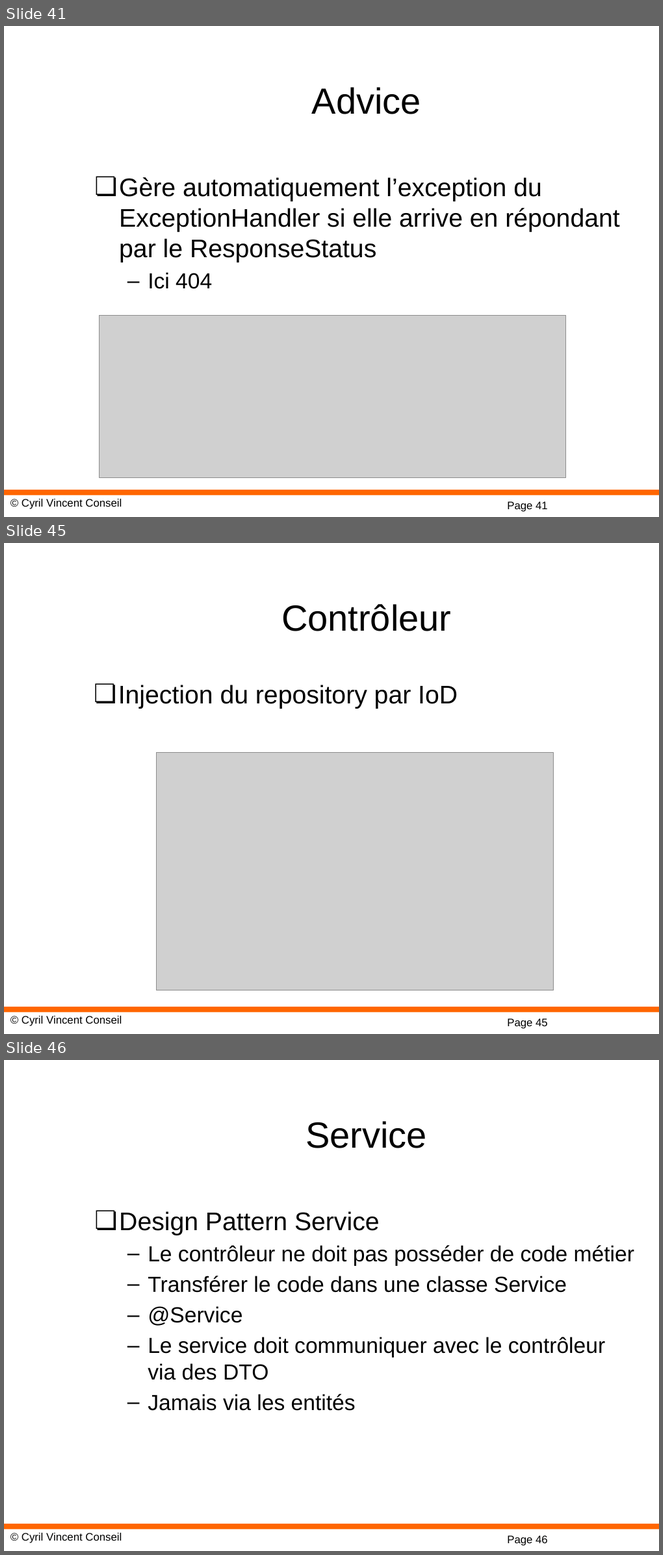
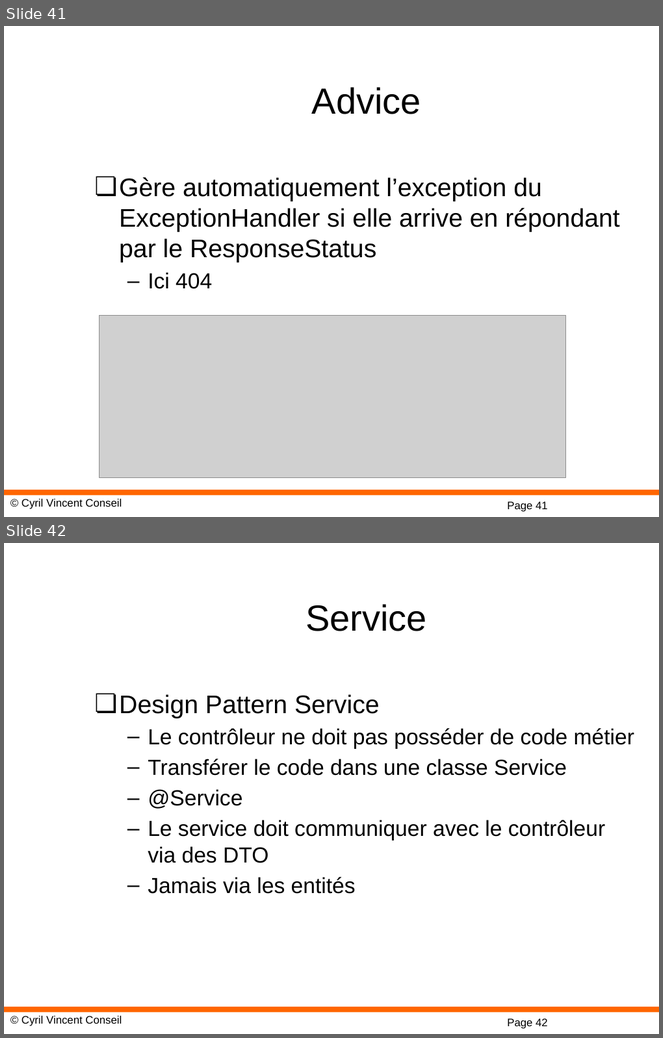
Before and after one commit to cyrilvincent/spring, a slide deck: ppt/Spring-08-SpringRest.pptx. Shown one above the other, each under a label of ours: slides 41, 45 and 46 before the commit, slides 41 and 42 after it; the slides between them are not shown. The pictures are 663x1555 and 663x1038 pixels, drawn with LibreOffice and Linux fonts; fonts in the diff are those of the drawing; grey boxes stand for pictures; background and template pictures are left out. Boxes give left, top, right and bottom in pixels: in the first picture for what was removed or moved away, otherwise in the second. Text is boxed around its words. In the diff, an @@ line names an element or a change of style, - is before the commit and + after.

```diff
--- a/ppt/Spring-08-SpringRest.pptx
+++ b/ppt/Spring-08-SpringRest.pptx
@@ slide 45 removed at bbox=[4, 543, 659, 1034], background #FFFFFF; not listed: 3 template elements that a slide beside it also shows @@
@@ title removed at bbox=[282, 604, 451, 631] @@
-Contrôleur
@@ text removed at bbox=[118, 685, 458, 709] @@
-❏ Injection du repository par IoD
@@ picture removed at bbox=[156, 753, 553, 991] @@
@@ what was slide 46 is now slide 42 @@
@@ page number at bbox=[507, 1019, 548, 1029]: text changed @@
-Page 46
+Page 42
```
Also in this commit, not shown: 1 slide changed, 5 other slides removed, 10 other files.
